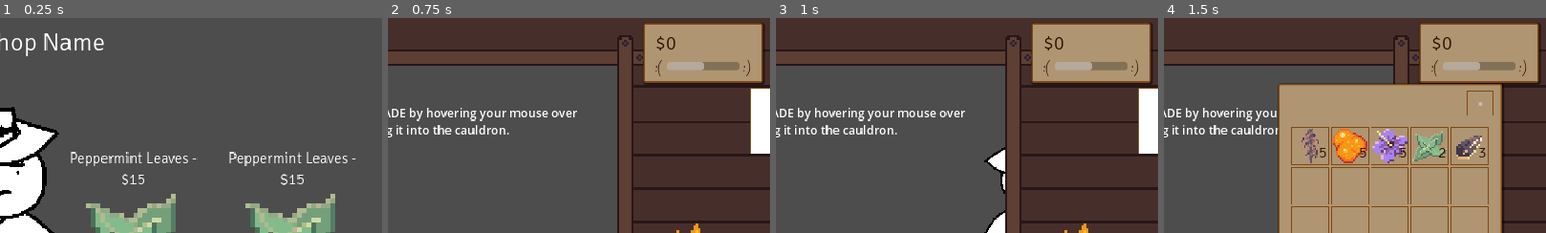
Above: before the commit, frames 1-4 (left to right).
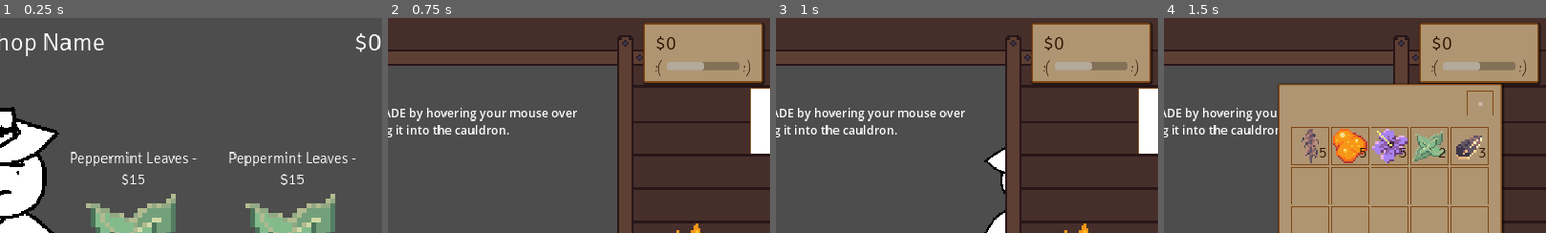
Above: after the commit, the same moments.

Repository: HuskyGameDev/2024s-team3
Game: Godot game, scene res://Scenes/Screens/NightShop/NightShop.tscn
Same seed, same stepped clock (60 frames per second), same inputs: the game is played once before the commit and once after it. This scene is started directly instead of the project's main scene.
Inputs (mouse positions are % of the whole screen's width and height, from its top left):
- Up to frame 1 (0.25 s): no input
- Up to frame 2 (0.75 s): click "Buy" at 0.5 s
- Up to frame 3 (1 s): no input
- Up to frame 4 (1.5 s): click (99, 24) at 1.25 s
The pictures show only the part of the screen within x 50-100%, y 0-50%; the shares and areas given below are measured in that part.

The runs differ from the first frame. In frame 1, 0.2% of the frame differs, in the area x 93-100%, y 7-16%; in frame 2, nothing differs; in frame 3, nothing differs; in frame 4, nothing differs.
Error in both runs: Modulo by zero error in operator '%'. (res://Scripts/customer.gd:18)

Commit message:
feat(store): show player money in store

Diff:
--- a/Scenes/Screens/NightShop/NightShop.tscn
+++ b/Scenes/Screens/NightShop/NightShop.tscn
@@ -102,5 +102,17 @@
 theme_override_constants/separation = 50
 alignment = 1
 
+[node name="MoneyLabel" type="Label" parent="."]
+layout_mode = 1
+anchors_preset = 1
+anchor_left = 1.0
+anchor_right = 1.0
+offset_left = -138.0
+offset_bottom = 80.0
+grow_horizontal = 0
+theme_override_font_sizes/font_size = 64
+text = "$100"
+horizontal_alignment = 2
+
 [connection signal="pressed" from="TotalInfoVBox/BuyButton" to="." method="_on_buy_button_pressed"]
 [connection signal="pressed" from="TotalInfoVBox/ExitButton" to="." method="_on_exit_button_pressed"]
--- a/Scripts/nightShop.gd
+++ b/Scripts/nightShop.gd
@@ -10,7 +10,11 @@
 func _ready():
 	var shopOfferings = PlayerData.save.currentLocation.get_shop_offerings(NUMBER_OF_ITEMS)
 	totalCostLabel = $"TotalInfoVBox/TotalCostLabel"
+	var moneyLabel = $"MoneyLabel"
 	var hbox = $"OfferingsHBox"
+
+	moneyLabel.text = "$" + str(PlayerData.save.money)
+
 	for i in shopOfferings:
 		var newOffering = offeringScene.instantiate()
 		newOffering.call("setData", i)
